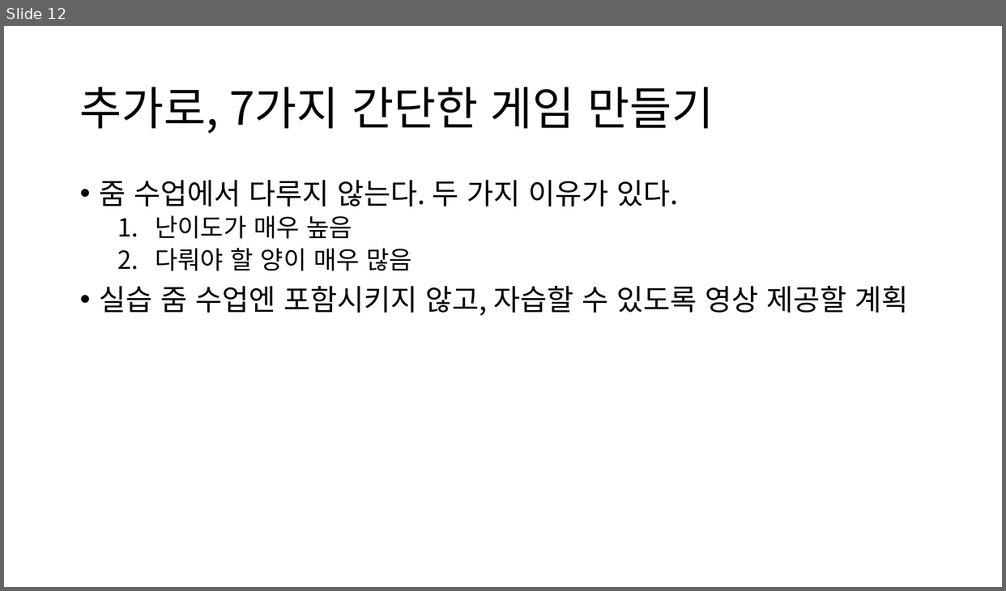
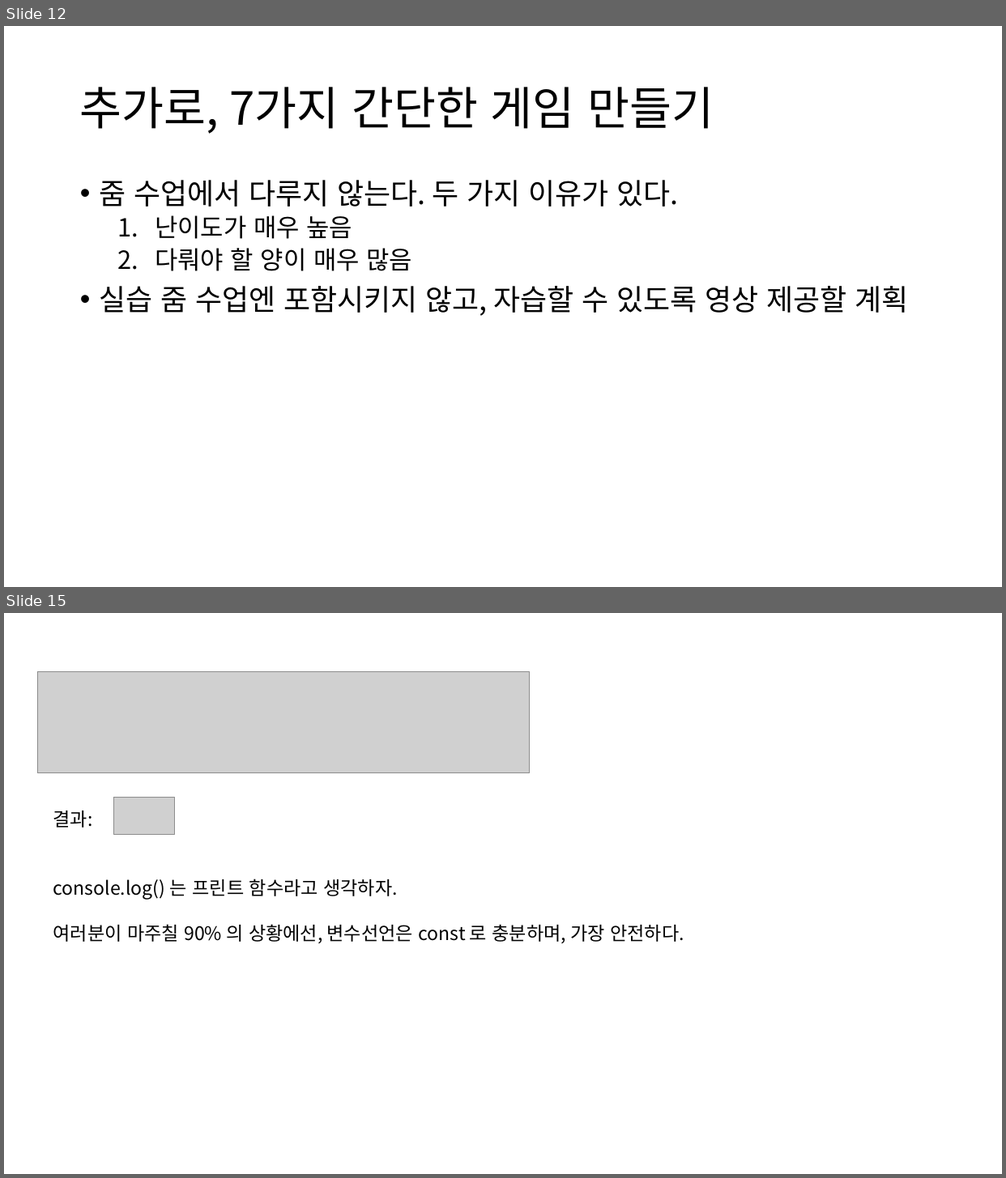
Before and after one commit to GNUCSAssistants/2021webprogramming, a slide deck: 수업/5. JavaScript (1)/PPT/5. JavaScript (1).pptx. Shown one above the other, each under a label of ours: slide 12 before the commit, slides 12 and 15 after it; the slides between them are not shown. The pictures are 1006x591 and 1006x1178 pixels, drawn with LibreOffice and Linux fonts; fonts in the diff are those of the drawing; grey boxes stand for pictures. Boxes give left, top, right and bottom in pixels: in the first picture for what was removed or moved away, otherwise in the second. Text is boxed around its words. In the diff, an @@ line names an element or a change of style, - is before the commit and + after.

```diff
--- a/수업/5. JavaScript (1)/PPT/5. JavaScript (1).pptx
+++ b/수업/5. JavaScript (1)/PPT/5. JavaScript (1).pptx
@@ slide 15 added at <box>4,613,1002,1174</box>, background #FFFFFF @@
@@ picture added at <box>37,672,529,773</box> @@
@@ picture added at <box>114,798,175,835</box> @@
@@ text added at <box>53,811,93,828</box>, 18 pt, text #000000 @@
+결과:
@@ text added at <box>53,879,684,943</box>, 18 pt, text #000000 @@
+console.log() 는 프린트 함수라고 생각하자.
+여러분이 마주칠 90% 의 상황에선, 변수선언은 const 로 충분하며, 가장 안전하다.
```
Also in this commit, not shown: 1 slide changed, 28 other slides added, 1 other file.
